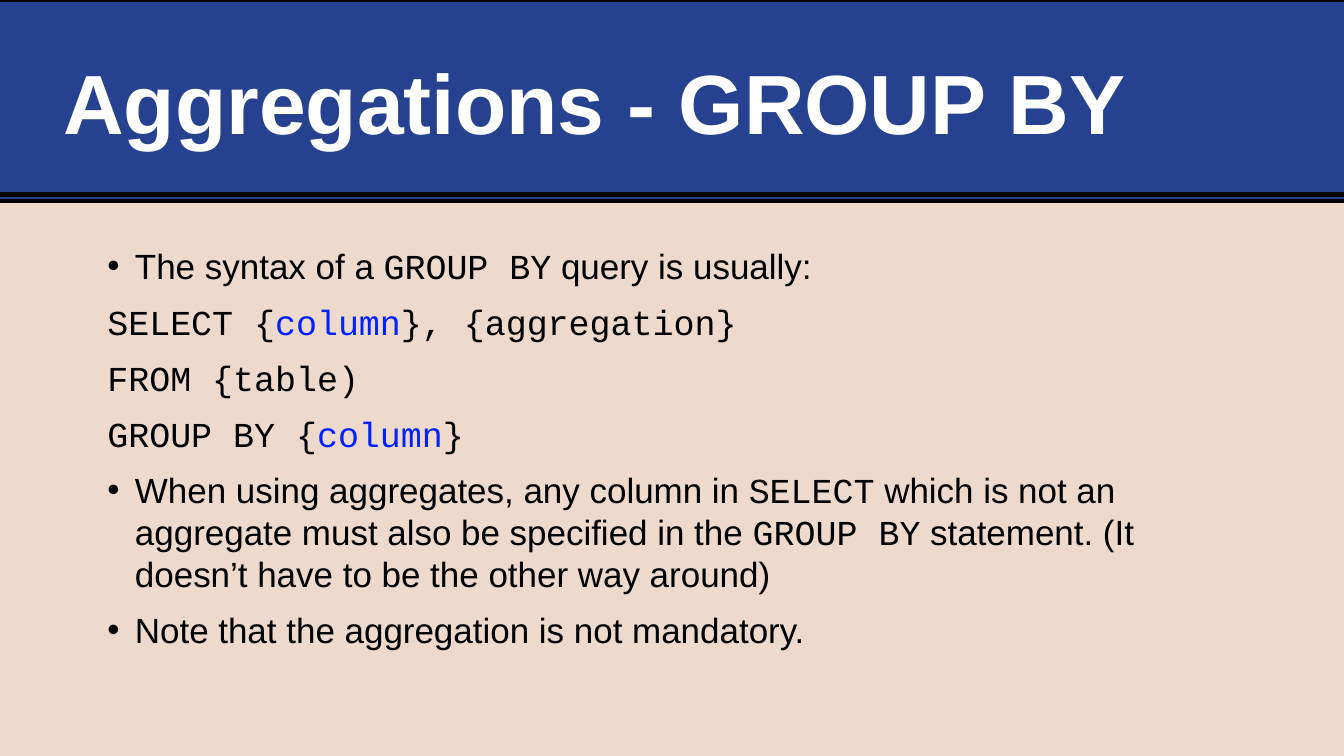
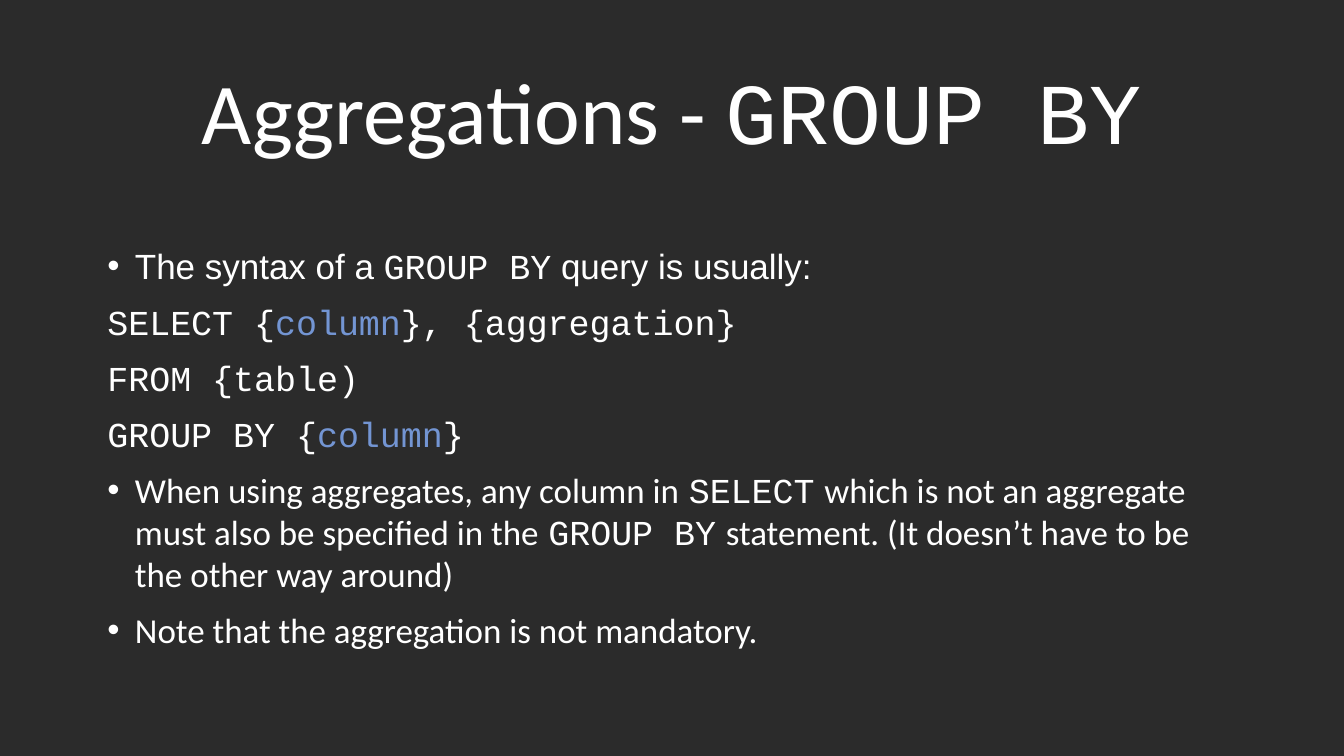
Before and after one commit to life-efficient/Data-Engineering, a slide deck: slide 10 of 2. SQL/4. Aggregations/4. SQL Data Analysis - Aggregations, Function, Flow Control.pptx (slide 9 before the commit). Drawn at 1344x756 pixels with LibreOffice and Linux fonts; fonts in the diff are those of the drawing; background and template pictures are left out; a plain dark background stands for a picture behind light text. Boxes give left, top, right and bottom in pixels: in the first picture for what was removed or moved away, otherwise in the second. Text is boxed around its words. In the diff, an @@ line names an element or a change of style, - is before the commit and + after.

```diff
--- a/2. SQL/4. Aggregations/4. SQL Data Analysis - Aggregations, Function, Flow Control.pptx
+++ b/2. SQL/4. Aggregations/4. SQL Data Analysis - Aggregations, Function, Flow Control.pptx
@@ background #EDDACC to picture (left out) @@
@@ rectangle removed at (0,0,1344,201) @@
@@ title "Aggregations - GROUP BY" at (202,84,1142,159): size 60 to 61.9 pt, bold off; font Arial to Calibri in "Aggregations -"; font Arial to Courier New in "GROUP BY"; alignment left to centre; vertical alignment middle to bottom @@
@@ line removed from (0, 195) to (1344, 195) @@
@@ text "The syntax of a GROUP ..." at (107,253,1190,649): text colour #000000 to #FFFFFF; text colour #0122FF to #7395D3 in "{column},", "{column}"; font Arial to Calibri in "When using aggregates, any column in which ...", "Note that the aggregation is not mandatory." @@
```
Also in this commit, not shown: 19 other slides changed, 5 slides added, 4 slides removed, 9 other files.
